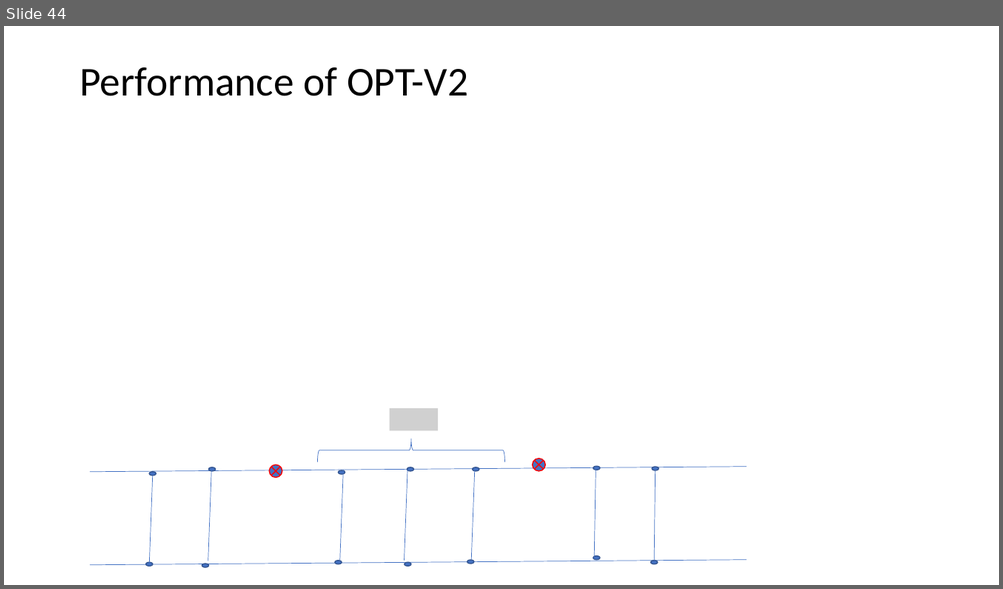
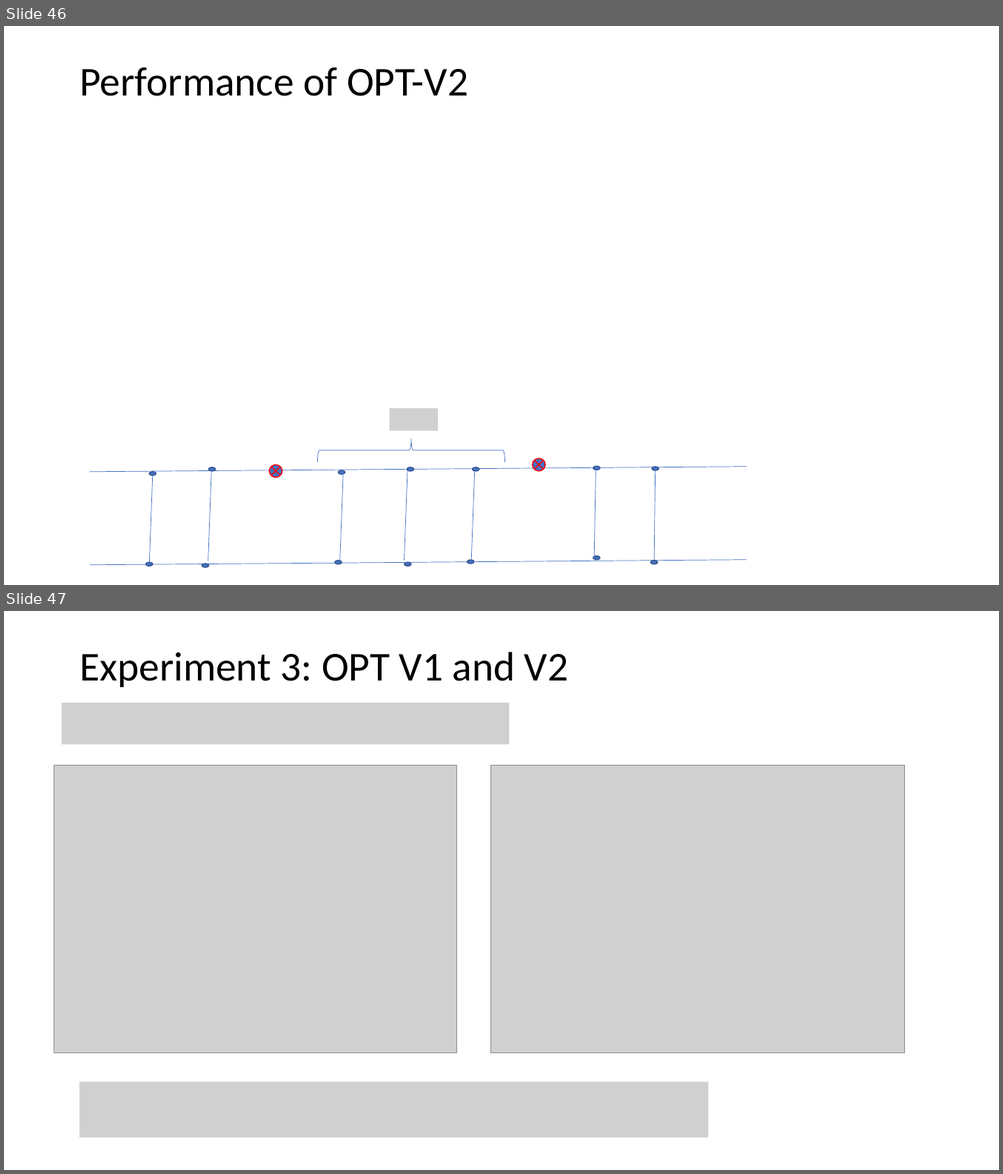
Before and after one commit to yikun-baio/sliced_opt, a slide deck: Sliced Optimal Partial Transport/report/OPT_Yikun.pptx. Shown one above the other, each under a label of ours: slide 44 before the commit, slides 46 and 47 after it. The pictures are 1003x589 and 1003x1174 pixels, drawn with LibreOffice and Linux fonts; fonts in the diff are those of the drawing; grey boxes stand for pictures. Boxes give left, top, right and bottom in pixels: in the first picture for what was removed or moved away, otherwise in the second. Text is boxed around its words. In the diff, an @@ line names an element or a change of style, - is before the commit and + after.

```diff
--- a/Sliced Optimal Partial Transport/report/OPT_Yikun.pptx
+++ b/Sliced Optimal Partial Transport/report/OPT_Yikun.pptx
@@ slide 47 added at bbox=[4, 611, 999, 1170], background #FFFFFF @@
@@ title added at bbox=[79, 652, 568, 687], 39.6 pt, text #000000 @@
+Experiment 3: OPT V1 and V2
@@ picture added at bbox=[62, 703, 509, 744] @@
@@ picture added at bbox=[54, 766, 457, 1054] @@
@@ picture added at bbox=[491, 766, 905, 1054] @@
@@ picture added at bbox=[79, 1082, 708, 1139] @@
@@ what was slide 44 is now slide 46 @@
```
Also in this commit, not shown: 4 slides changed, 4 other slides added, 1 slide removed, 32 other files.
